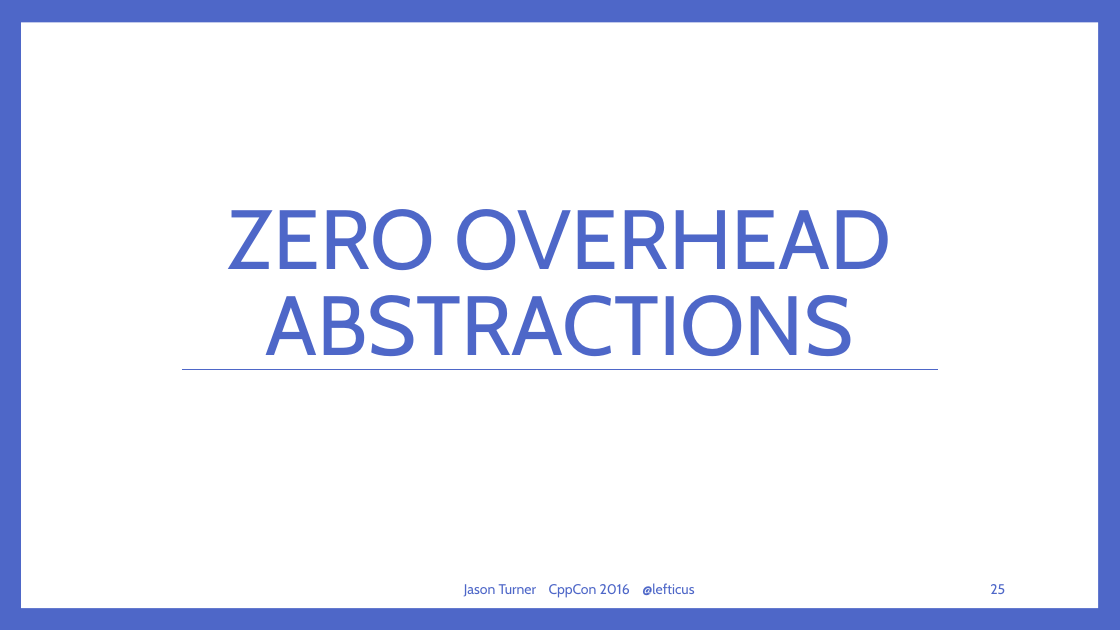
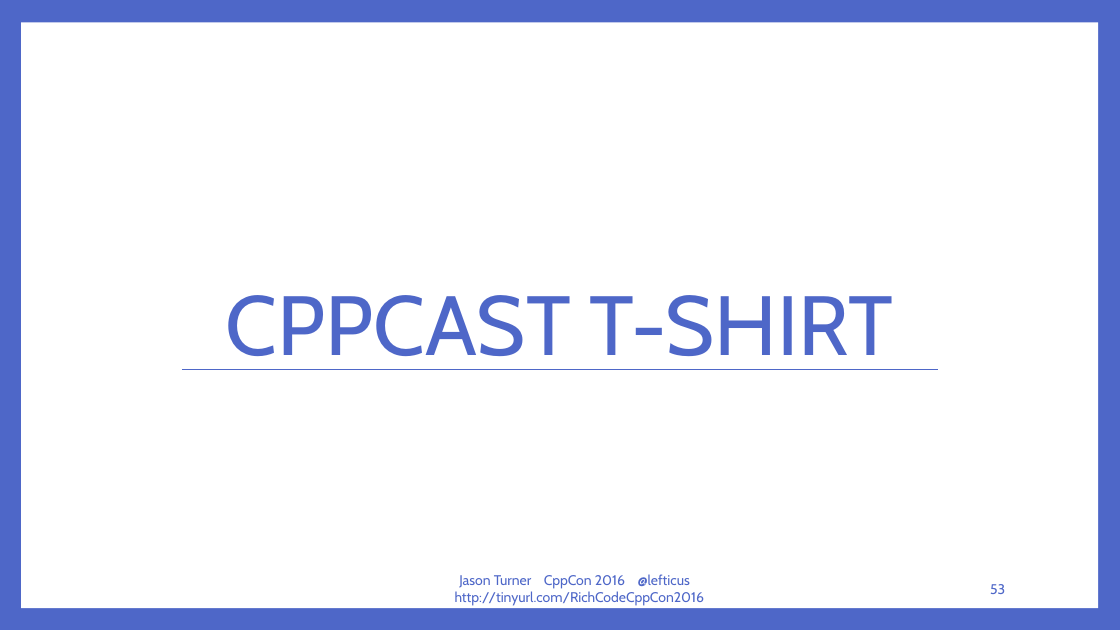
Before and after one commit to lefticus/presentations, a slide deck: slide 53 of RichCodeForTinyMachines/Rich Code For Tiny Computers.pptx (slide 25 before the commit). Drawn at 1120x630 pixels with LibreOffice and Linux fonts; fonts in the diff are those of the drawing. Boxes give left, top, right and bottom in pixels: in the first picture for what was removed or moved away, otherwise in the second. Text is boxed around its words. In the diff, an @@ line names an element or a change of style, - is before the commit and + after.

```diff
--- a/RichCodeForTinyMachines/Rich Code For Tiny Computers.pptx
+++ b/RichCodeForTinyMachines/Rich Code For Tiny Computers.pptx
@@ title at [226, 295, 893, 370]: text changed @@
-ZERO OVERHEAD ABSTRACTIONS
+CPPCAST T-SHIRT
@@ text at [455, 574, 705, 606]: text changed @@
-Jason Turner CppCon 2016 @lefticus
+Jason Turner CppCon 2016 @lefticus http://tinyurl.com/RichCodeCppCon2016
@@ page number at [990, 584, 1005, 594]: text changed @@
-25
+53
```
Also in this commit, not shown: 68 other slides changed, 1 slide added, 1 other file.
